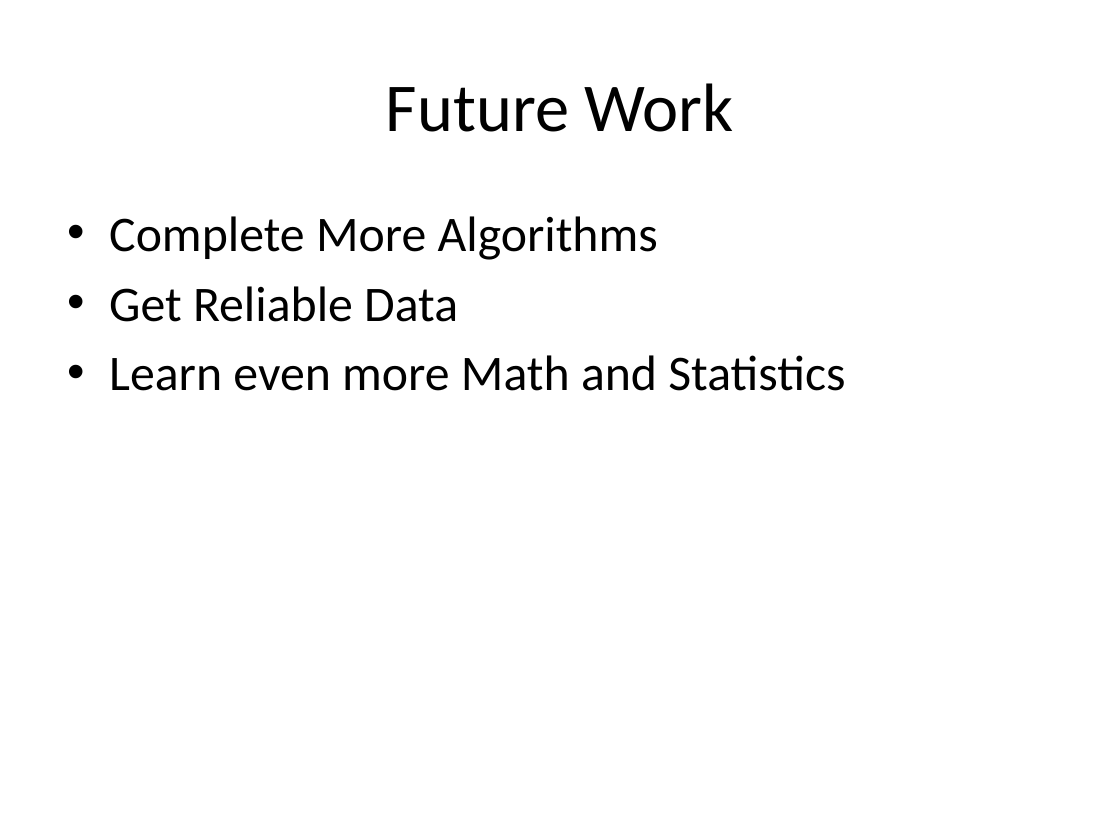
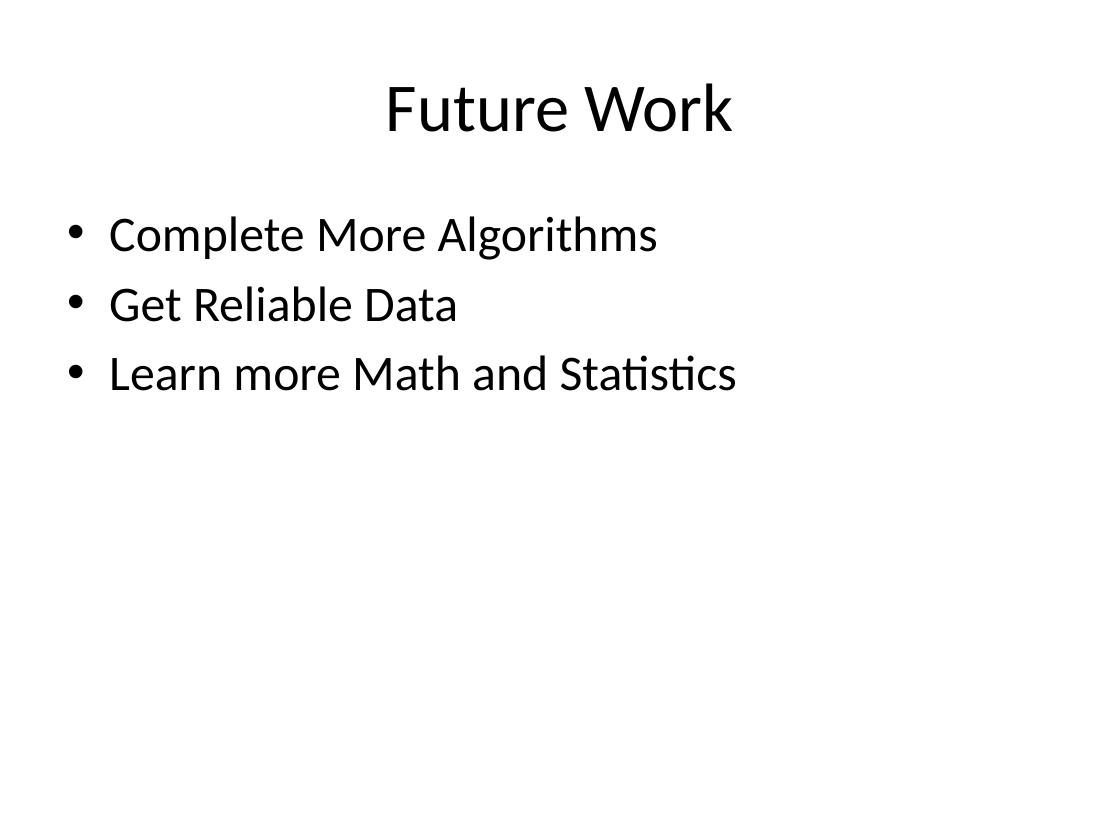
Before and after one commit to abhaykamat/AlgoTrading, a slide deck: slide 20 of report/AlgorithmicTrading.pptx (slide 14 before the commit). Drawn at 1120x840 pixels with LibreOffice and Linux fonts; fonts in the diff are those of the drawing. Boxes give left, top, right and bottom in pixels: in the first picture for what was removed or moved away, otherwise in the second. Text is boxed around its words. In the diff, an @@ line names an element or a change of style, - is before the commit and + after.

Commit message:
modified for presentation

```diff
--- a/report/AlgorithmicTrading.pptx
+++ b/report/AlgorithmicTrading.pptx
@@ text at (109, 355, 737, 391): text changed @@
-• Learn even more Math and Statistics
+• Learn more Math and Statistics
```
Also in this commit, not shown: 3 other slides changed, 6 slides added.
